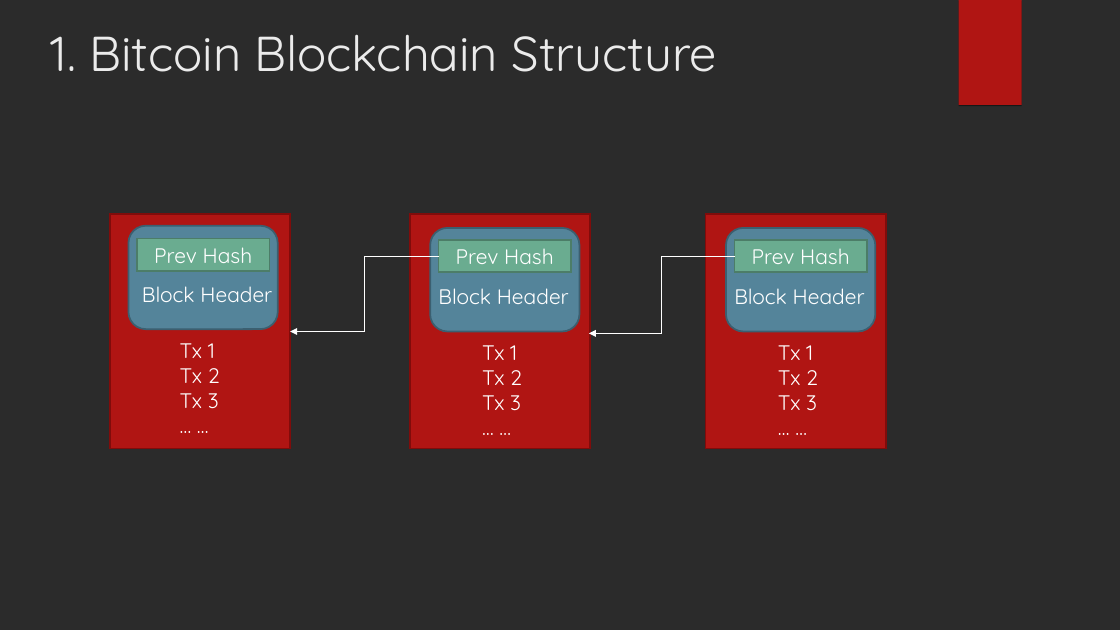
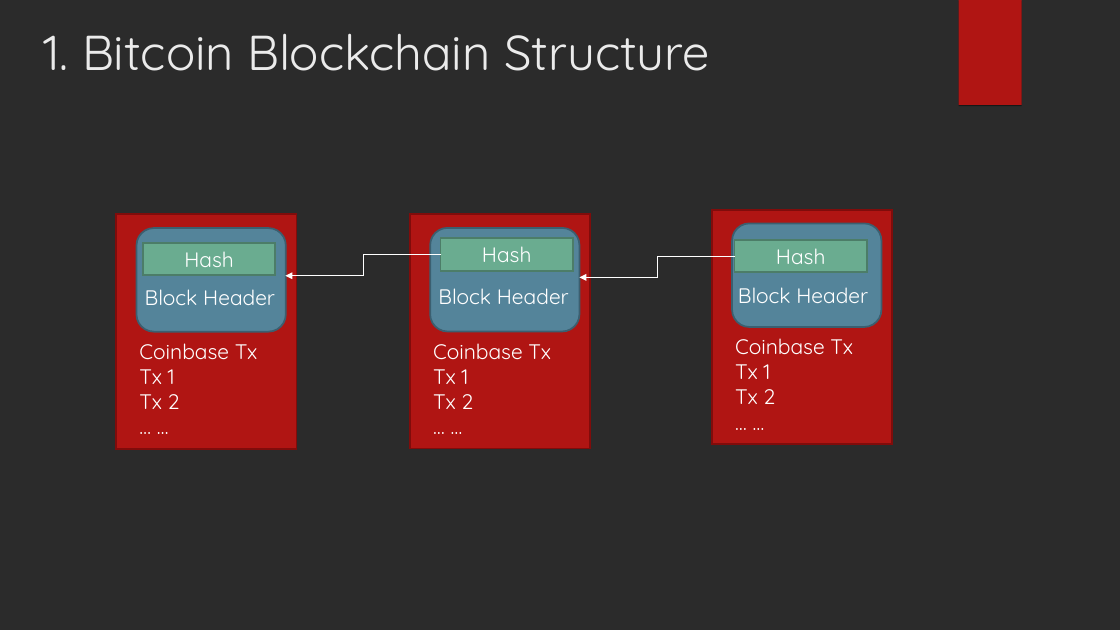
Before and after one commit to ddlzoe/PersonalBlog, a slide deck: slide 5 of Blockchain.ppt. Drawn at 1120x630 pixels with LibreOffice and Linux fonts; fonts in the diff are those of the drawing; background and template pictures are left out; a plain dark background stands for a picture behind light text. Boxes give left, top, right and bottom in pixels: in the first picture for what was removed or moved away, otherwise in the second. Text is boxed around its words. In the diff, an @@ line names an element or a change of style, - is before the commit and + after.

```diff
--- a/Blockchain.ppt
+++ b/Blockchain.ppt
@@ title "1. Bitcoin Blockchain Structure": place and size @@
-title "1. Bitcoin Blockchain Structure" at box(51, 34, 718, 72)
+title "1. Bitcoin Blockchain Structure" at box(44, 33, 710, 71)
@@ rectangle: place and size @@
-rectangle at box(110, 214, 290, 448)
+rectangle at box(116, 214, 296, 448)
@@ rounded rectangle: place and size @@
-rounded rectangle at box(128, 226, 278, 329)
+rounded rectangle at box(137, 228, 286, 332)
@@ rectangle: place and size @@
-rectangle at box(705, 214, 886, 448)
+rectangle at box(711, 210, 892, 444)
@@ rounded rectangle: place and size @@
-rounded rectangle at box(725, 228, 875, 331)
+rounded rectangle at box(732, 223, 882, 327)
@@ rectangle "Hash": place and size @@
-rectangle "Hash" at box(137, 238, 270, 271)
+rectangle "Hash" at box(143, 243, 275, 275)
@@ text in rectangle at box(184, 252, 234, 267): text changed @@
-Prev Hash
+Hash
@@ elbow arrow moved from (438, 256) - (290, 332) to (441, 254) - (285, 275) @@
@@ text in rectangle at box(482, 246, 532, 262): text changed @@
-Prev Hash
+Hash
@@ elbow arrow moved from (735, 256) - (589, 333) to (735, 256) - (579, 277) @@
@@ text in rectangle at box(776, 248, 826, 264): text changed @@
-Prev Hash
+Hash
@@ text "Block Header": place and size @@
-text "Block Header" at box(734, 288, 865, 304)
+text "Block Header" at box(738, 287, 868, 303)
@@ text "Coinbase Tx": place and size @@
-text "Coinbase Tx" at box(778, 345, 818, 411)
+text "Coinbase Tx" at box(735, 338, 853, 404)
@@ text "Coinbase Tx": place and size @@
-text "Coinbase Tx" at box(180, 343, 220, 409)
+text "Coinbase Tx" at box(139, 343, 258, 409)
@@ text at box(139, 343, 258, 360): paragraph added @@
+Coinbase Tx
@@ text "Coinbase Tx": place and size @@
-text "Coinbase Tx" at box(482, 345, 522, 411)
+text "Coinbase Tx" at box(433, 343, 551, 409)
@@ text at box(433, 343, 551, 360): paragraph added @@
+Coinbase Tx
@@ text at box(735, 338, 853, 355): paragraph added @@
+Coinbase Tx
@@ text at box(180, 393, 219, 409): paragraph removed @@
-Tx 3
@@ text at box(482, 395, 521, 411): paragraph removed @@
-Tx 3
@@ text at box(778, 395, 817, 411): paragraph removed @@
-Tx 3
```
Also in this commit, not shown: 3 other slides changed, 2 slides removed.
